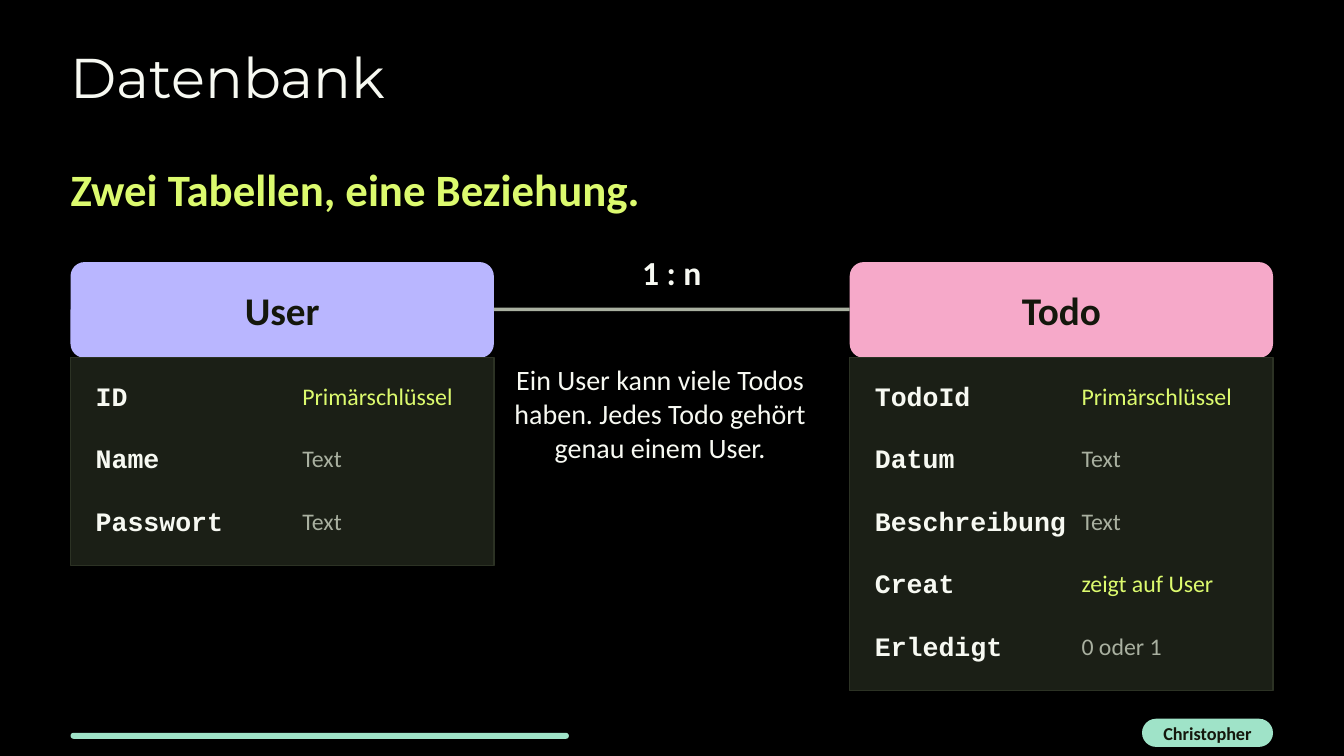
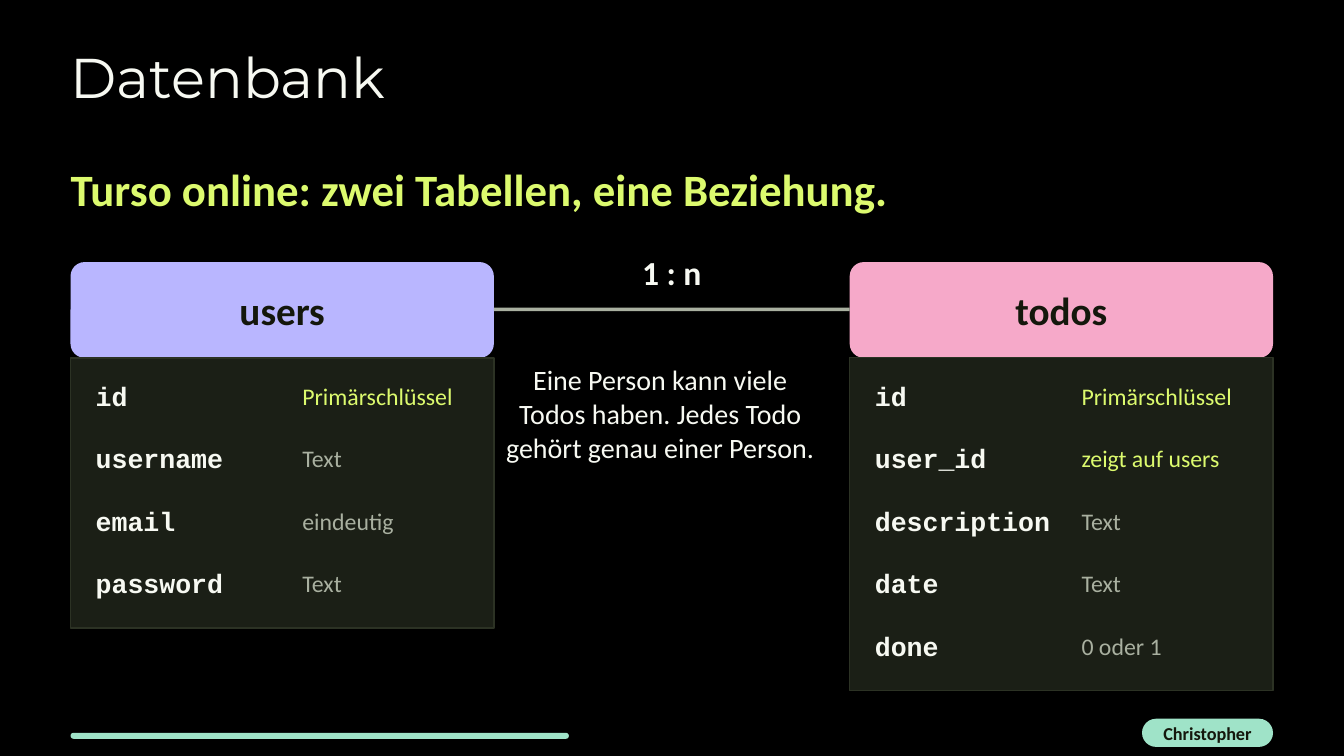
Before and after one commit to alexlearns3/To-Do, a slide deck: slide 12 of Präsi/Präsi ToDOProjekt (neu).pptx. Drawn at 1344x756 pixels with LibreOffice and Linux fonts; fonts in the diff are those of the drawing. Boxes give left, top, right and bottom in pixels: in the first picture for what was removed or moved away, otherwise in the second. Text is boxed around its words. In the diff, an @@ line names an element or a change of style, - is before the commit and + after.

Commit message:
Alex: fix: Abhaken im Web, Token aus dem Code, Doku auf Turso
Web-App speichert das Haekchen in der Datenbank (auch am Handy).
Der Turso-Token liegt nur noch in lokalen, ignorierten Dateien.
README und Praesentation beschreiben die gemeinsame Turso-Datenbank.

```diff
--- a/Präsi/Präsi ToDOProjekt (neu).pptx
+++ b/Präsi/Präsi ToDOProjekt (neu).pptx
@@ text at (71, 174, 887, 214): text changed @@
-Zwei Tabellen, eine Beziehung.
+Turso online: zwei Tabellen, eine Beziehung.
@@ text in rounded rectangle at (1015, 297, 1107, 326): text changed @@
-Todo
+todos
@@ text in rounded rectangle at (239, 305, 324, 326): text changed @@
-User
+users
@@ rectangle: place and size @@
-rectangle at (71, 358, 494, 566)
+rectangle at (71, 358, 494, 628)
@@ text at (96, 387, 128, 407): text changed @@
-ID
+id
@@ text at (506, 370, 814, 463): text changed @@
-Ein User kann viele Todos haben. Jedes Todo gehört genau einem User.
+Eine Person kann viele Todos haben. Jedes Todo gehört genau einer Person.
@@ text at (875, 387, 907, 407): text changed @@
-TodoId
+id
@@ text at (96, 453, 223, 469): text changed @@
-Name
+username
@@ text at (875, 450, 986, 471): text changed @@
-Datum
+user_id
@@ text at (1082, 450, 1220, 471): text changed @@
-zeigt auf User
+zeigt auf users
@@ text at (96, 512, 176, 532): text changed @@
-Passwort
+email
@@ text added at (302, 513, 393, 534), 17 pt, text #A9B0A0 @@
+eindeutig
@@ text at (875, 512, 1050, 537): text changed @@
-Beschreibung
+description
@@ text "Text": place and size @@
-text "Text" at (302, 515, 341, 530)
+text "Text" at (302, 577, 341, 592)
@@ text "Text": place and size @@
-text "Text" at (1082, 452, 1121, 467)
+text "Text" at (1082, 577, 1121, 592)
@@ text added at (96, 575, 223, 599), 19 pt, text #F7F9F2, bold @@
+password
@@ text at (875, 575, 939, 594): text changed @@
-Creat
+date
@@ text at (875, 637, 939, 657): text changed @@
-Erledigt
+done
```
Also in this commit, not shown: 2 other slides changed, 10 other files.
